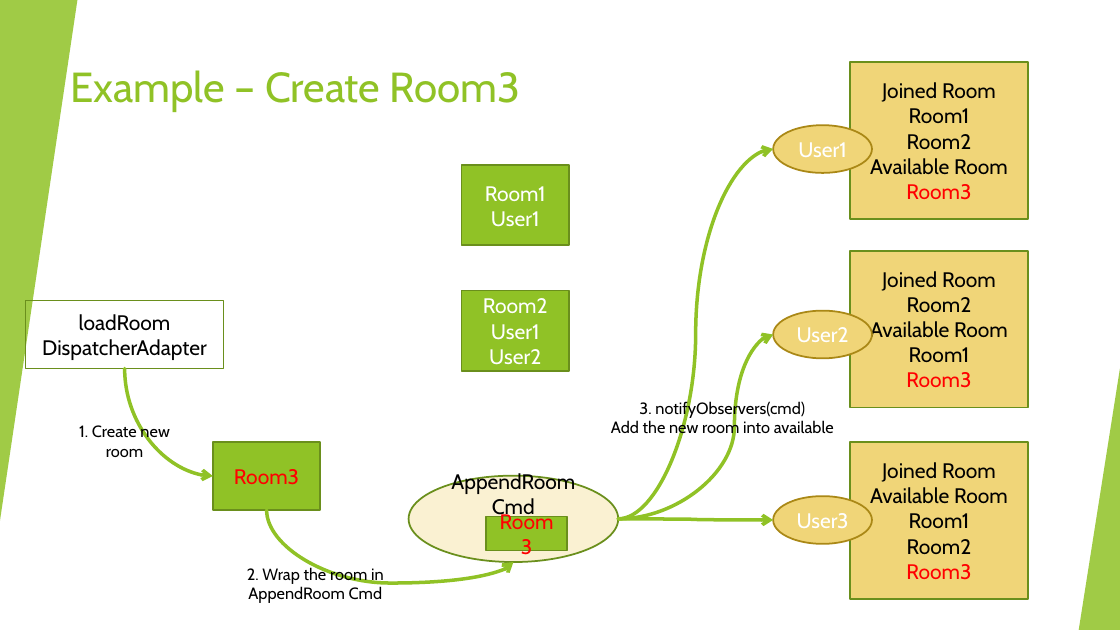
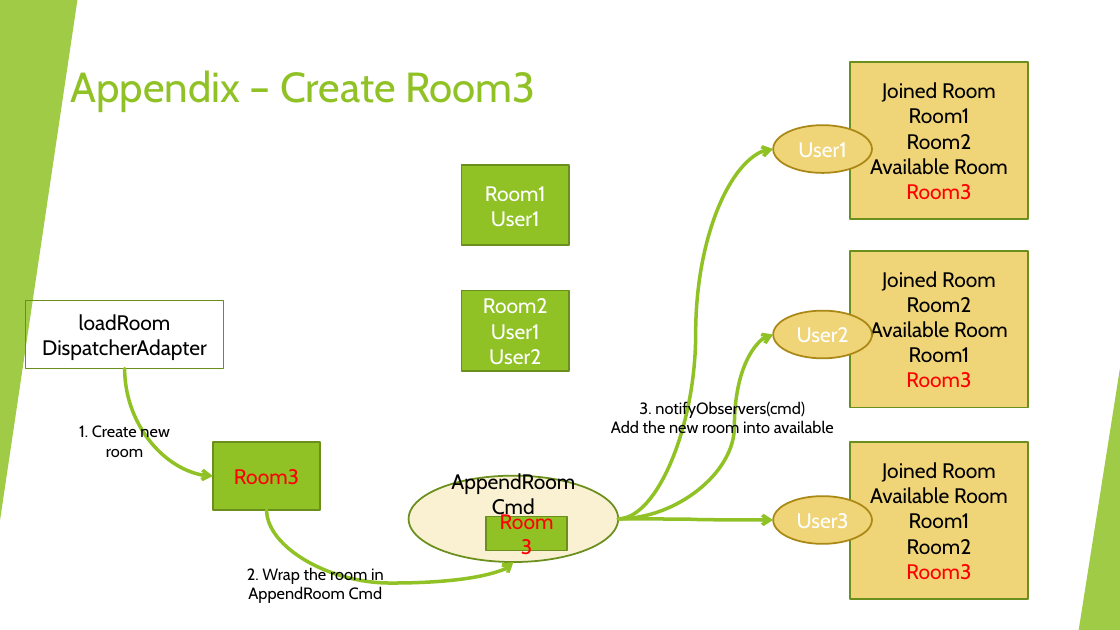
Before and after one commit to pourplusquoi/chatapp, a slide deck: slide 18 of src/main/resources/ChatApp API.pptx (slide 17 before the commit). Drawn at 1120x630 pixels with LibreOffice and Linux fonts; fonts in the diff are those of the drawing. Boxes give left, top, right and bottom in pixels: in the first picture for what was removed or moved away, otherwise in the second. Text is boxed around its words. In the diff, an @@ line names an element or a change of style, - is before the commit and + after.

```diff
--- a/src/main/resources/ChatApp API.pptx
+++ b/src/main/resources/ChatApp API.pptx
@@ title at [71, 70, 535, 112]: text changed @@
-Example – Create Room3
+Appendix – Create Room3
```
Also in this commit, not shown: 2 other slides changed.
